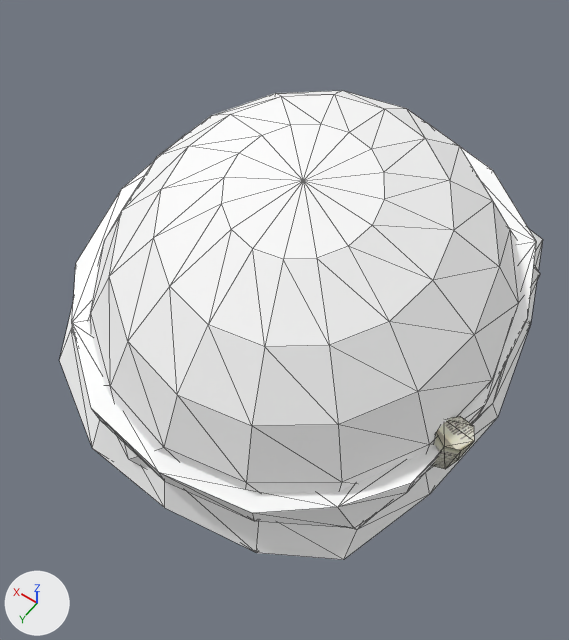
Two versions of the glTF model assets/us/props/helmets/m1_bugjuice.glb, one commit apart.
Before and after are seen from a camera (50 mm lens) standing at (-0.146, 0.218, 0.28) and looking at (-0.01, 0.028, -0.02). The lights are fixed; the arrows at lower left show +X, +Y and +Z. The picture after the commit comes second. Mesh edges are drawn as thin lines. Where no turn or scale is listed for an object, it has been applied to the vertices. Vertices at exactly the same position are counted once.

The older version as bpy lines, for what is in view:
```python
me_helmet_bugjuice_band = bpy.data.meshes.new('helmet_bugjuice_band')
me_helmet_bugjuice_band.from_pydata(...)  # 32 vertices, 60 faces; spans x -0.111..0.105, y -0.108..0.121, z -0.045..0.013
me_helmet_bugjuice_band.materials.append(mat_webbing)  # white #ffffff
me_helmet_bugjuice_bugjuice = bpy.data.meshes.new('helmet_bugjuice_bugjuice')
me_helmet_bugjuice_bugjuice.from_pydata(...)  # 14 vertices, 24 faces; spans x -0.1189..-0.0997, y 0.01..0.0281, z -0.016..0.013
me_helmet_bugjuice_bugjuice.materials.append(mat_bugjuice)  # picture img_insectrepl
me_helmet_bugjuice_cover = bpy.data.meshes.new('helmet_bugjuice_cover')
me_helmet_bugjuice_cover.from_pydata(...)  # 113 vertices, 204 faces; spans x -0.115..0.115, y -0.121..0.121, z -0.07..0.07
me_helmet_bugjuice_cover.materials.append(mat_mitchellcamo)  # white #ffffff
ob_helmet_bugjuice_band = bpy.data.objects.new('helmet_bugjuice_band', me_helmet_bugjuice_band)
ob_helmet_bugjuice_band.location = (0.0, 0.0, 0.0)
ob_helmet_bugjuice_bugjuice = bpy.data.objects.new('helmet_bugjuice_bugjuice', me_helmet_bugjuice_bugjuice)
ob_helmet_bugjuice_bugjuice.location = (0.0034, 0.0221, -0.0193)
ob_helmet_bugjuice_cover = bpy.data.objects.new('helmet_bugjuice_cover', me_helmet_bugjuice_cover)
ob_helmet_bugjuice_cover.location = (0.0, 0.0, 0.0)
```
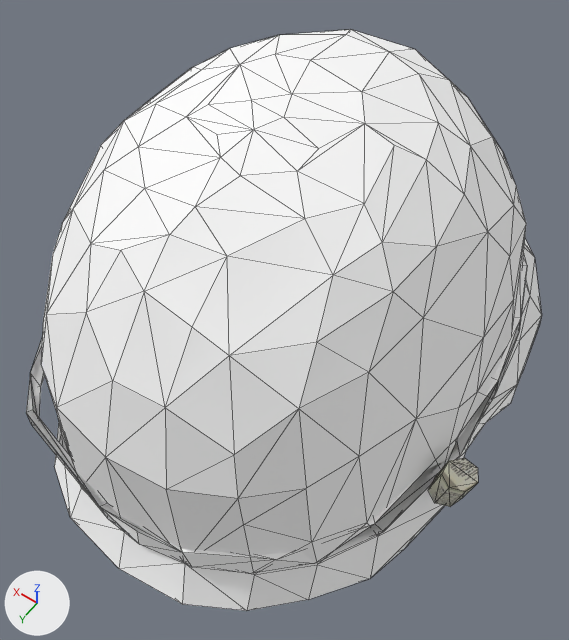
Edits to the bpy script that builds the scene:
```text
Change me_helmet_bugjuice_band:
    used by ob_helmet_bugjuice_band; location = (0.0, 0.0, 0.0)
    remove me_helmet_bugjuice_band.from_pydata(...)  # 32 vertices, 60 faces; spans x -0.111..0.105, y -0.108..0.121, z -0.045..0.013
    add me_helmet_bugjuice_band.from_pydata(...)  # 70 vertices, 140 faces; spans x -0.111..0.111, y -0.13..0.143, z -0.041..0.009
    me_helmet_bugjuice_band part 1: the whole mesh is rebuilt
Change me_helmet_bugjuice_cover:
    used by ob_helmet_bugjuice_cover; location = (0.0, 0.0, 0.0)
    remove me_helmet_bugjuice_cover.from_pydata(...)  # 113 vertices, 204 faces; spans x -0.115..0.115, y -0.121..0.121, z -0.07..0.07
    add me_helmet_bugjuice_cover.from_pydata(...)  # 277 vertices, 520 faces; spans x -0.117..0.112, y -0.151..0.153, z -0.071..0.121
    me_helmet_bugjuice_cover part 2: the loose piece of 81 vertices spanning x -0.108..0.11, y -0.105..0.116, z -0.067..0.07 is rebuilt with 277 vertices and now spans x -0.117..0.112, y -0.151..0.153, z -0.071..0.121
    me_helmet_bugjuice_cover part 3: the loose piece of 32 vertices spanning x -0.115..0.115, y -0.121..0.121, z -0.07..-0.005 is deleted
Change ob_helmet_bugjuice_band:
    ob_helmet_bugjuice_band.location: (0.0, 0.0, 0.0) -> (0.0028, -0.001, -0.0253)
Change ob_helmet_bugjuice_bugjuice:
    ob_helmet_bugjuice_bugjuice.location: (0.0034, 0.0221, -0.0193) -> (-0.0047, 0.0244, -0.0437)
Change ob_helmet_bugjuice_cover:
    ob_helmet_bugjuice_cover.location: (0.0, 0.0, 0.0) -> (0.0028, -0.001, -0.0253)
```

Boxes [x1, y1, x2, y2] around the edits, measured in the pictures (569 x 640 px):
'helmet_bugjuice_cover', reshaped, moved (24% taller): before [60, 91, 543, 560]; after [41, 29, 542, 611]
'helmet_bugjuice_band', reshaped, moved: before [72, 122, 536, 528]; after [26, 255, 527, 573]
'helmet_bugjuice_bugjuice', moved: before [432, 416, 474, 469]; after [428, 458, 478, 507]
part 2 of me_helmet_bugjuice_cover, rebuilt: before [87, 91, 540, 493]; after [41, 29, 542, 611]
part 3 of me_helmet_bugjuice_cover, deleted: before [60, 229, 543, 560]
